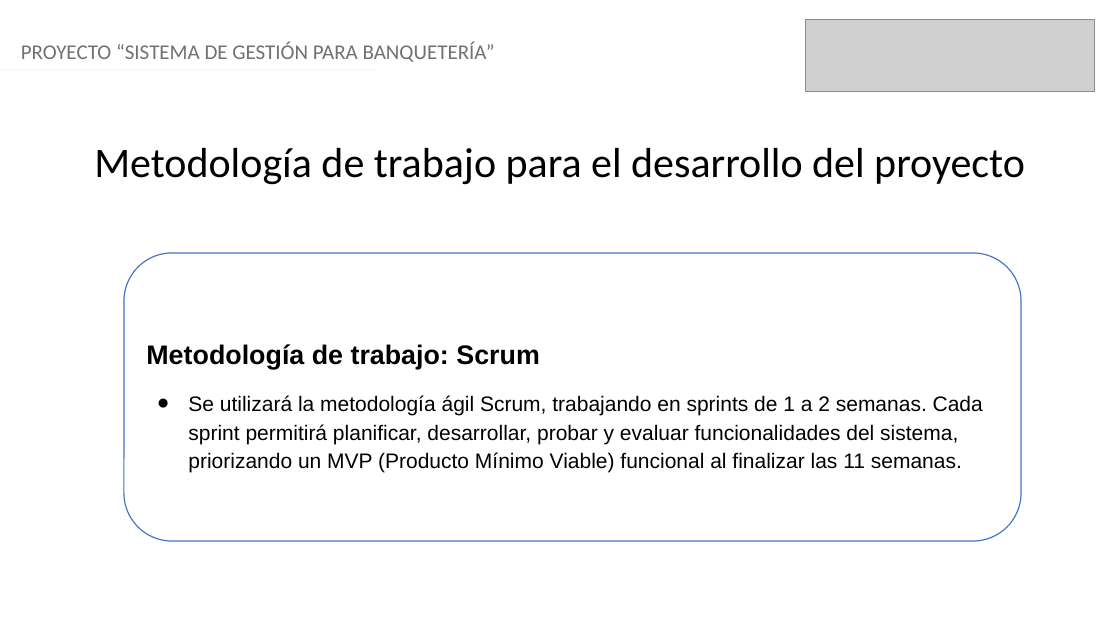
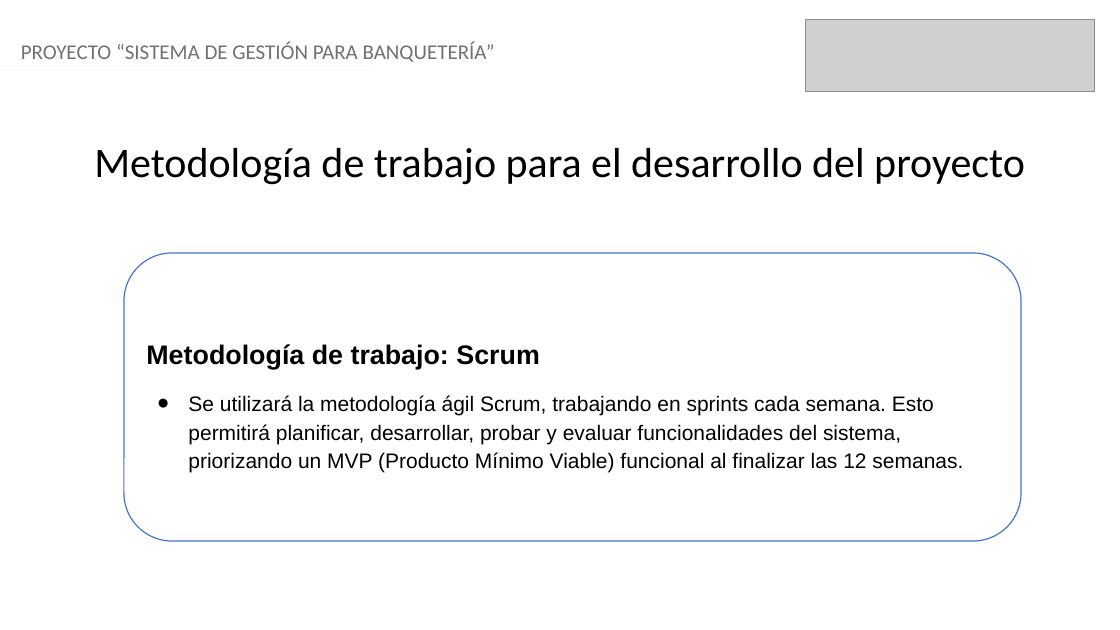
Before and after one commit to madeteph2/CAPSTONE, a slide deck: slide 6 of Fase 1/Evidencias Grupales/Presentación Proyecto.pptx. Drawn at 1120x630 pixels with LibreOffice and Linux fonts; fonts in the diff are those of the drawing; grey boxes stand for pictures; background and template pictures are left out. Boxes give left, top, right and bottom in pixels: in the first picture for what was removed or moved away, otherwise in the second. Text is boxed around its words. In the diff, an @@ line names an element or a change of style, - is before the commit and + after.

```diff
--- a/Fase 1/Evidencias Grupales/Presentación Proyecto.pptx
+++ b/Fase 1/Evidencias Grupales/Presentación Proyecto.pptx
@@ text in rounded rectangle at [188,395,963,473]: text changed @@
-● Se utilizará la metodología ágil Scrum, trabajando en sprints de 1 a 2 semanas. Cada sprint permitirá planificar, desarrollar, probar y evaluar funcionalidades del sistema, priorizando un MVP (Producto Mínimo Viable) funcional al finalizar las 11 semanas.
+● Se utilizará la metodología ágil Scrum, trabajando en sprints cada semana. Esto permitirá planificar, desarrollar, probar y evaluar funcionalidades del sistema, priorizando un MVP (Producto Mínimo Viable) funcional al finalizar las 12 semanas.
```
Also in this commit, not shown: 4 other slides changed, 1 slide added, 1 slide removed, 8 other files.
